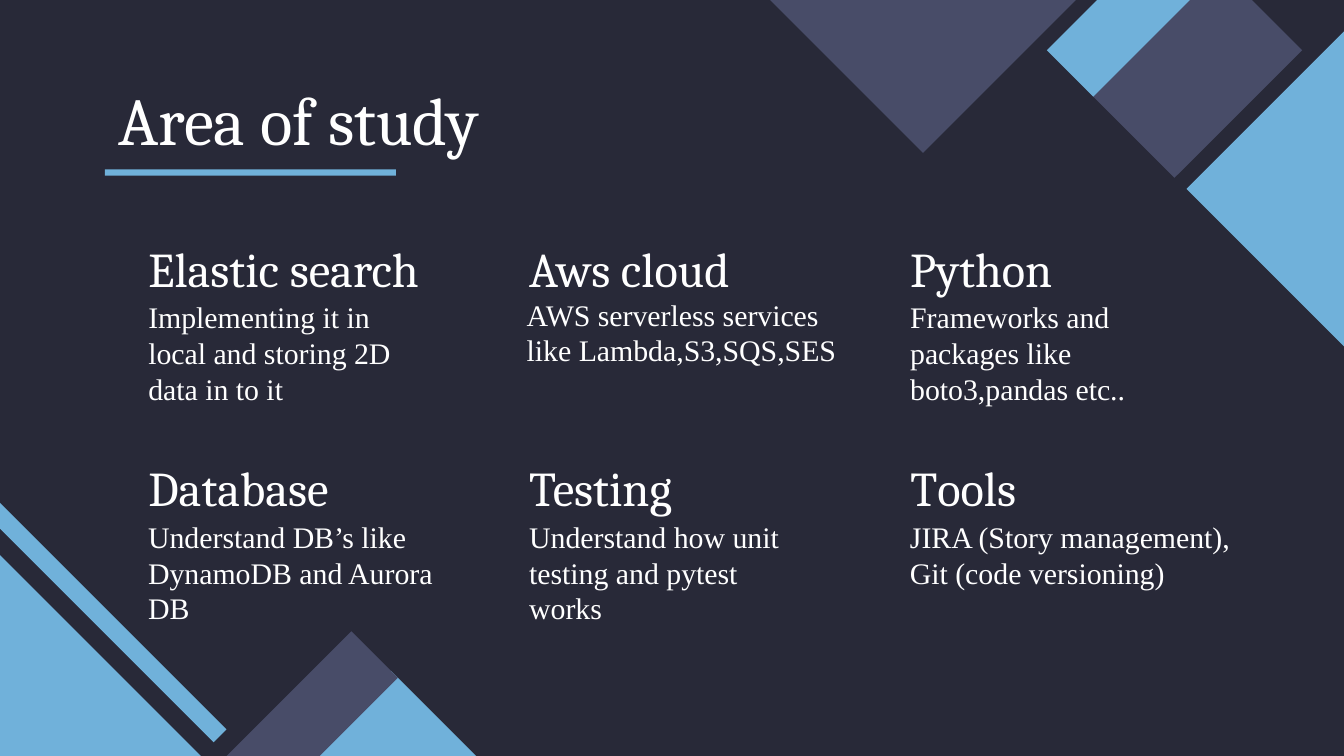
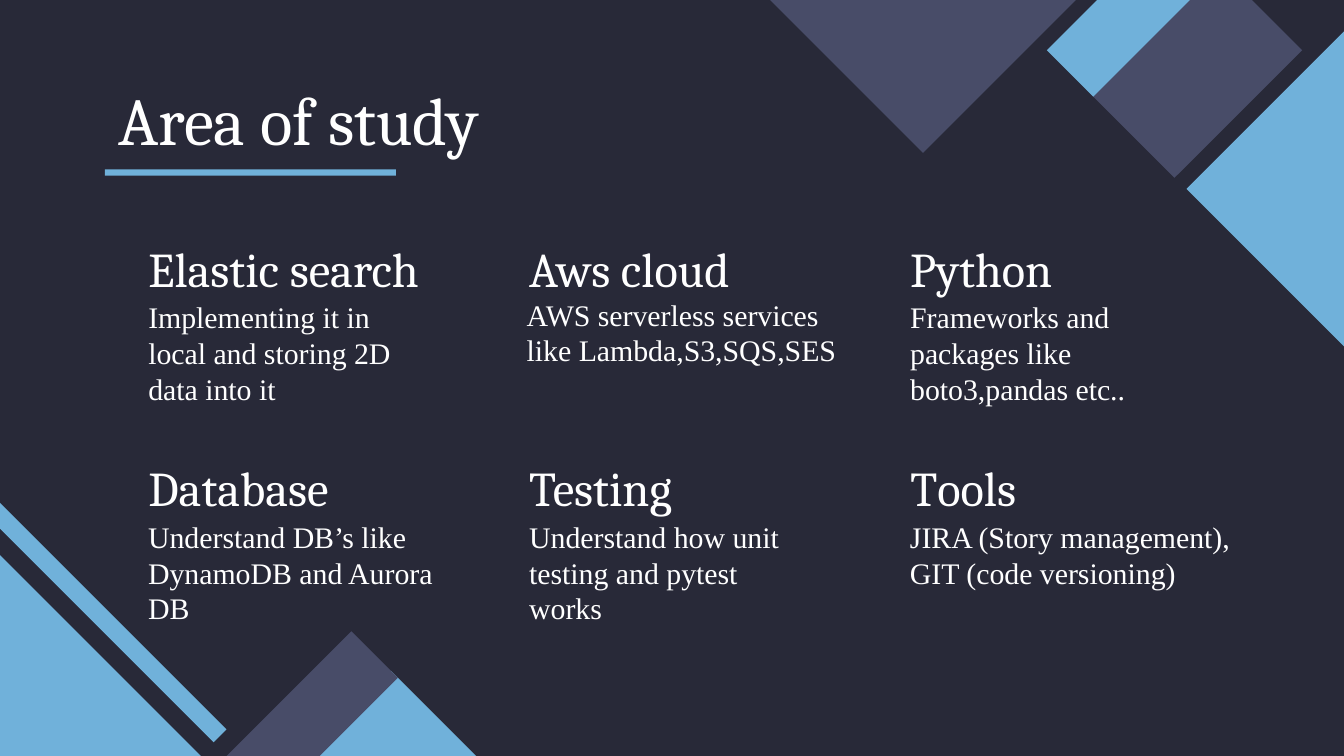
Before and after one commit to mehar-srinivas-chowdari/git-learning, a slide deck: slide 4 of presentation_to_seniors.pptx. Drawn at 1344x756 pixels with LibreOffice and Linux fonts; fonts in the diff are those of the drawing. Boxes give left, top, right and bottom in pixels: in the first picture for what was removed or moved away, otherwise in the second. Text is boxed around its words. In the diff, an @@ line names an element or a change of style, - is before the commit and + after.

```diff
--- a/presentation_to_seniors.pptx
+++ b/presentation_to_seniors.pptx
@@ subtitle at [148,307,390,401]: spaces changed @@
-Implementing it in local and storing 2D data in to it
+Implementing it in local and storing 2D data into it
@@ subtitle at [910,563,1176,590]: text changed @@
-Git (code versioning)
+GIT (code versioning)
```
Also in this commit, not shown: 2 other slides changed.
